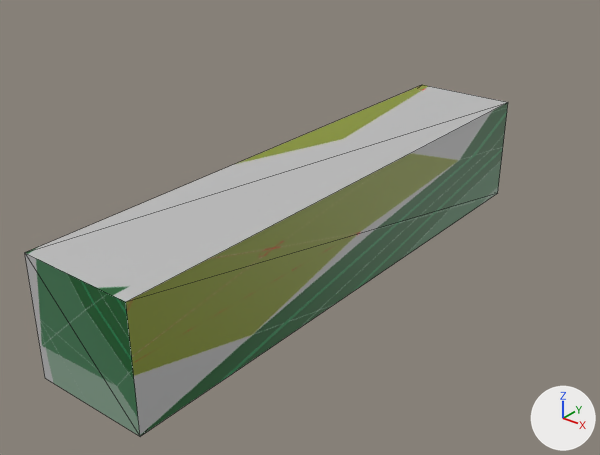
Before and after pictures for a commit that changed the OBJ model resources/missile.obj.
Both versions are drawn from a 50 mm lens placed at (2.36, -3.09, 1.82), pointed at (-0.05, -0.08, -0.05). Every picture has the same lights, and +X, +Y and +Z are marked at lower right. The older version comes first. Mesh edges are drawn as thin lines. Where no turn or scale is listed for an object, it has been applied to the vertices.

Script lines for the objects in view, before the commit:
```python
me_立方体 = bpy.data.meshes.new('立方体')
me_立方体.from_pydata(...)  # a box spanning x -0.3..0.3, y -1.5..1.5, z -0.3..0.3
me_立方体.materials.append(mat_マテリアル_001)  # picture img_missilec_png
ob_立方体 = bpy.data.objects.new('立方体', me_立方体)
ob_立方体.location = (0.0, 0.0, 0.0)
```
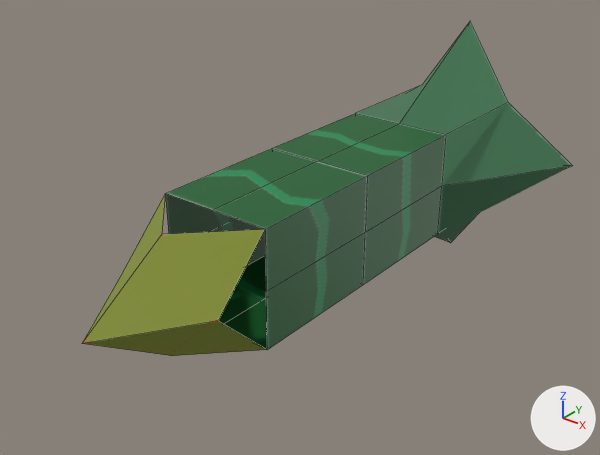
Scene script edits in JSON lines:
```json
{"block": "me_立方体", "where": "# used by ob_立方体; location = (0.0, 0.0, 0.0)"}
{"op": "remove", "block": "me_立方体", "code": "me_立方体.from_pydata(...)  # 8 vertices, 12 faces; spans x -0.3..0.3, y -1.5..1.5, z -0.3..0.3"}
{"op": "add", "block": "me_立方体", "code": "me_立方体.from_pydata(...)  # 38 vertices, 32 faces; spans x -0.75..0.75, y -1.5..1.5, z -0.75..0.75"}
{"block": "me_立方体", "change": "me_立方体 part 1"}
{"block": "me_立方体", "change": "4 vertices are removed from x -0.3..0.3, y -1.5, z -0.3..0.3"}
{"block": "me_立方体", "change": "12 faces are deleted"}
{"block": "me_立方体", "change": "22 vertices are added at x -0.75..0.75, y -1.5..1.5, z -0.75..0.75"}
{"block": "me_立方体", "change": "6 new vertices lie (0.3, 0.0, 0.0) away from vertices in x -0.3, y -0.75..0.75, z -0.3..0.3"}
{"block": "me_立方体", "change": "6 new vertices lie (0.0, 0.0, -0.3) away from vertices in x -0.3..0.3, y -0.75..0.75, z 0.3"}
{"block": "me_立方体", "change": "32 new faces join them"}
```

What differs and where, as boxes [x1, y1, x2, y2] in the pictures (600 x 455 px):
```json
{"object": "立方体", "change": "reshaped", "before": [25, 85, 508, 436], "after": [82, 21, 572, 356]}
```
